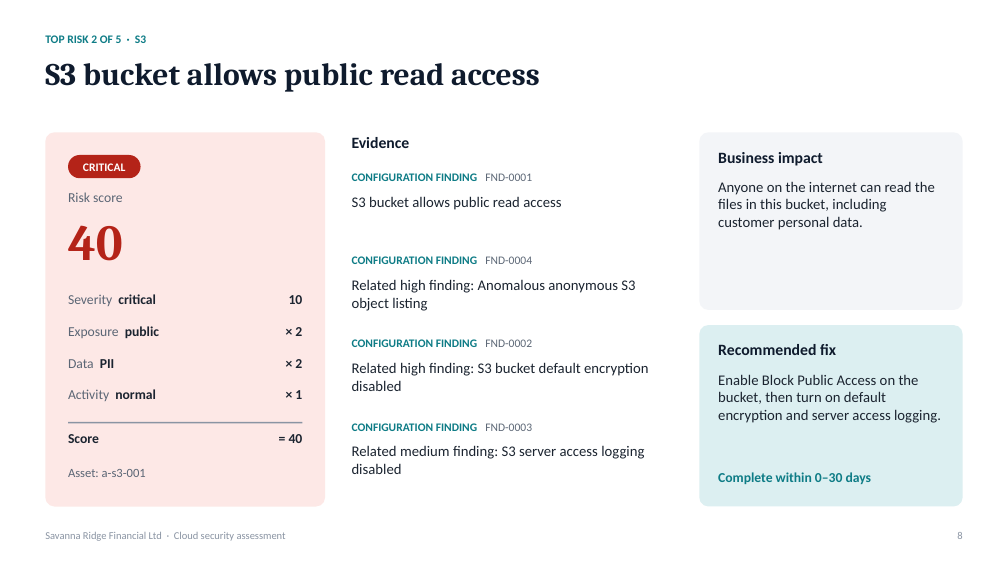
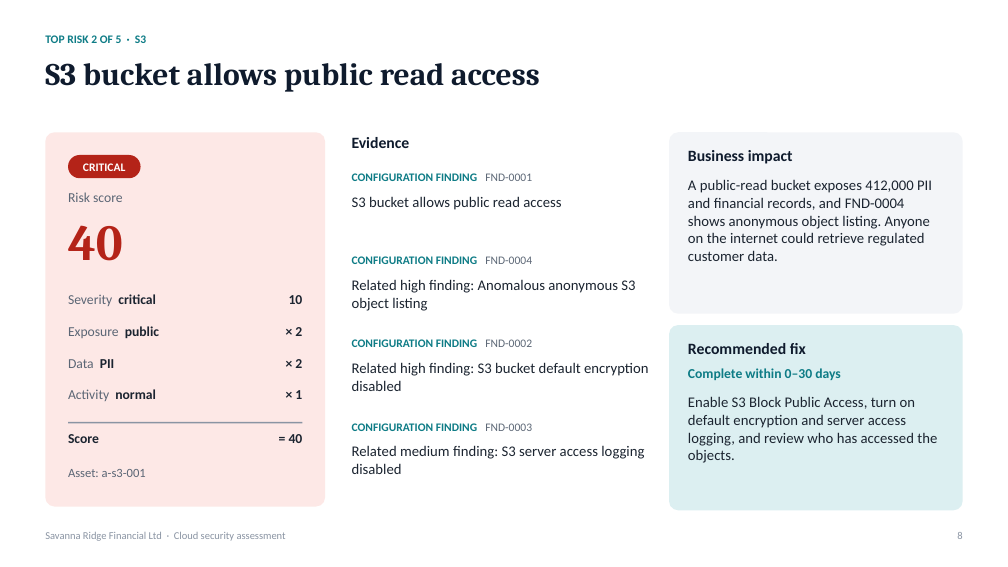
Before and after one commit to judie-paul/secassess-mcp, a slide deck: slide 8 of examples/sample_report.pptx. Drawn at 1008x567 pixels with LibreOffice and Linux fonts; fonts in the diff are those of the drawing. Boxes give left, top, right and bottom in pixels: in the first picture for what was removed or moved away, otherwise in the second. Text is boxed around its words. In the diff, an @@ line names an element or a change of style, - is before the commit and + after.

```diff
--- a/examples/sample_report.pptx
+++ b/examples/sample_report.pptx
@@ rounded rectangle at (669,132,963,314): proportions changed @@
@@ rounded rectangle: place and size @@
-rounded rectangle at (699,132,963,310)
+rounded rectangle at (669,132,963,314)
@@ text "Business impact": place and size @@
-text "Business impact" at (718,152,823,166)
+text "Business impact" at (688,150,793,164)
@@ text at (688,179,932,261): text changed @@
-Anyone on the internet can read the files in this bucket, including customer personal data.
+A public-read bucket exposes 412,000 PII and financial records, and FND-0004 shows anonymous object listing. Anyone on the internet could retrieve regulated customer data.
@@ rounded rectangle: place and size @@
-rounded rectangle at (699,325,963,507)
+rounded rectangle at (669,325,963,510)
@@ rounded rectangle at (669,325,963,510): proportions changed @@
@@ text "Recommended fix": place and size @@
-text "Recommended fix" at (718,344,836,355)
+text "Recommended fix" at (688,343,806,354)
@@ text "Complete within 0–30 days": place and size @@
-text "Complete within 0–30 days" at (718,472,872,484)
+text "Complete within 0–30 days" at (688,368,841,380)
@@ text at (688,396,937,463): text changed @@
-Enable Block Public Access on the bucket, then turn on default encryption and server access logging.
+Enable S3 Block Public Access, turn on default encryption and server access logging, and review who has accessed the objects.
```
Also in this commit, not shown: 5 other slides changed.
